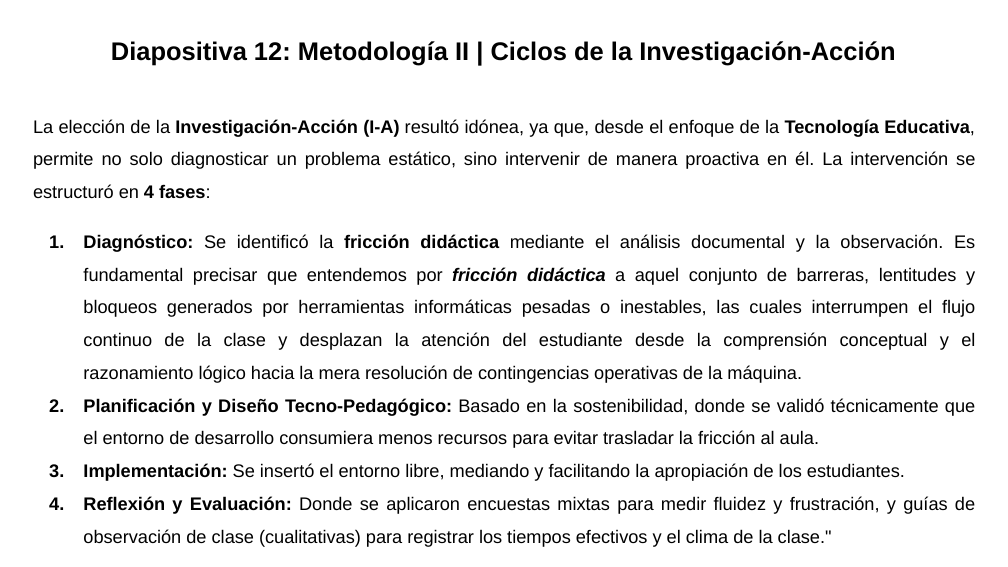
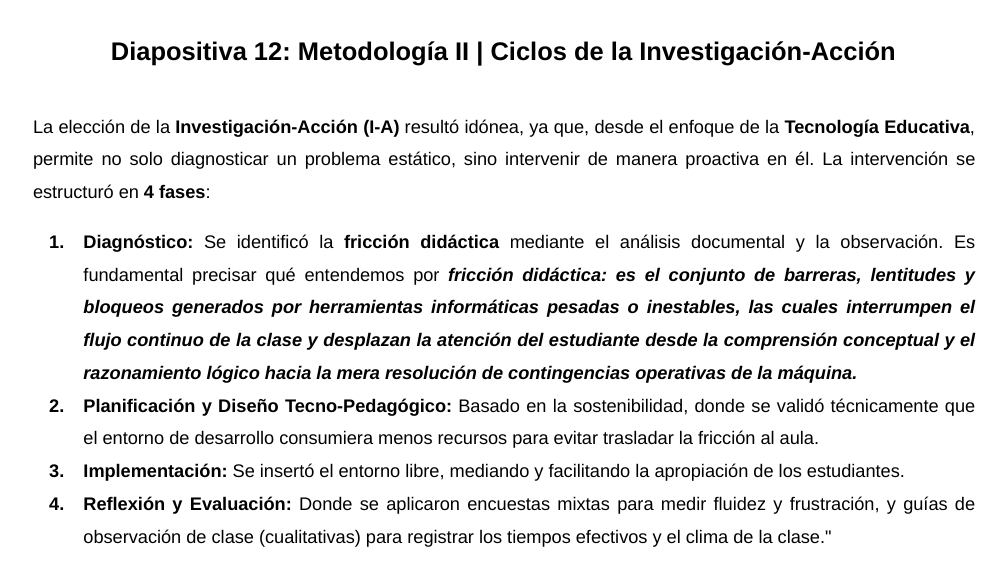
Before and after one commit to gabrielinuz/gabrielinuz.github.io, a slide deck: slide 13 of doc/GUION_DE_DEFENSA_LTE.pptx. Drawn at 1008x567 pixels with LibreOffice and Linux fonts; fonts in the diff are those of the drawing. Boxes give left, top, right and bottom in pixels: in the first picture for what was removed or moved away, otherwise in the second. Text is boxed around its words. In the diff, an @@ line names an element or a change of style, - is before the commit and + after.

```diff
--- a/doc/GUION_DE_DEFENSA_LTE.pptx
+++ b/doc/GUION_DE_DEFENSA_LTE.pptx
@@ text at [83, 234, 975, 383]: text changed; bold on; italic on @@
-1. Diagnóstico: Se identificó la fricción didáctica mediante el análisis documental y la observación. Es fundamental precisar que entendemos por fricción didáctica a aquel conjunto de barreras, lentitudes y bloqueos generados por herramientas informáticas pesadas o inestables, las cuales interrumpen el flujo continuo de la clase y desplazan la atención del estudiante desde la comprensión conceptual y el razonamiento lógico hacia la mera resolución de contingencias operativas de la máquina.
+1. Diagnóstico: Se identificó la fricción didáctica mediante el análisis documental y la observación. Es fundamental precisar qué entendemos por fricción didáctica: es el conjunto de barreras, lentitudes y bloqueos generados por herramientas informáticas pesadas o inestables, las cuales interrumpen el flujo continuo de la clase y desplazan la atención del estudiante desde la comprensión conceptual y el razonamiento lógico hacia la mera resolución de contingencias operativas de la máquina.
```
Also in this commit, not shown: 1 other file.
